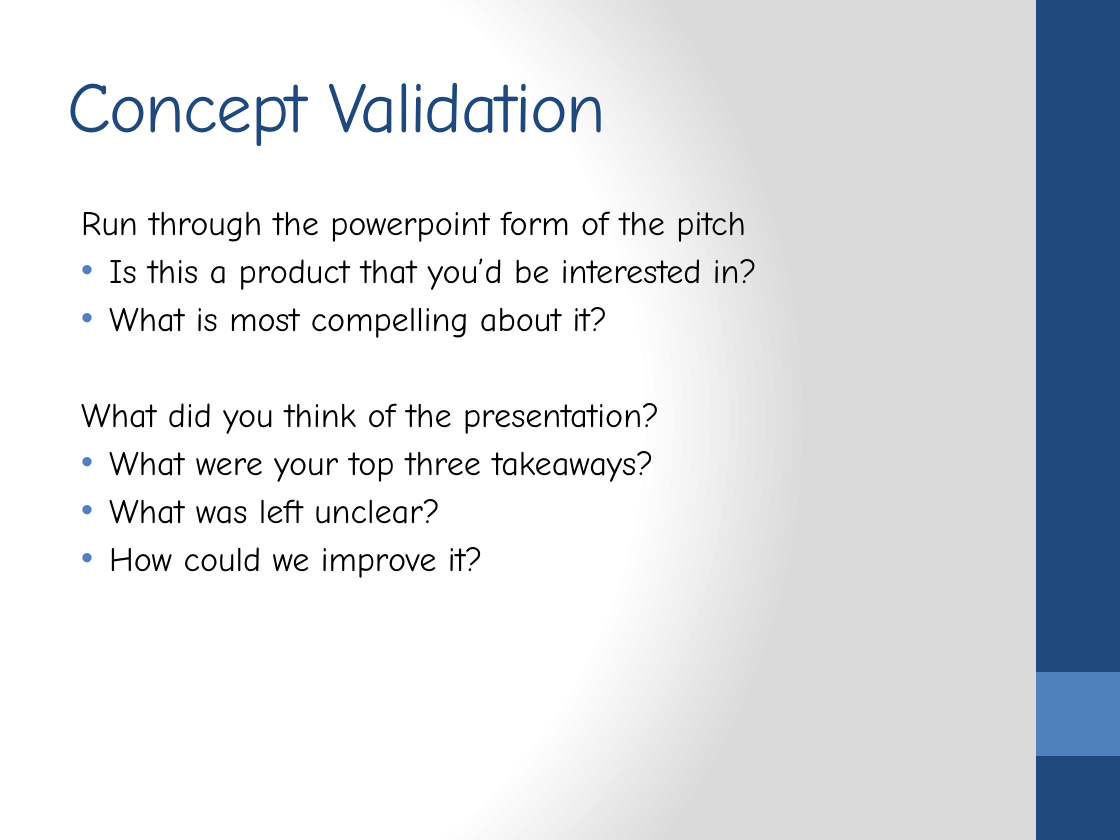
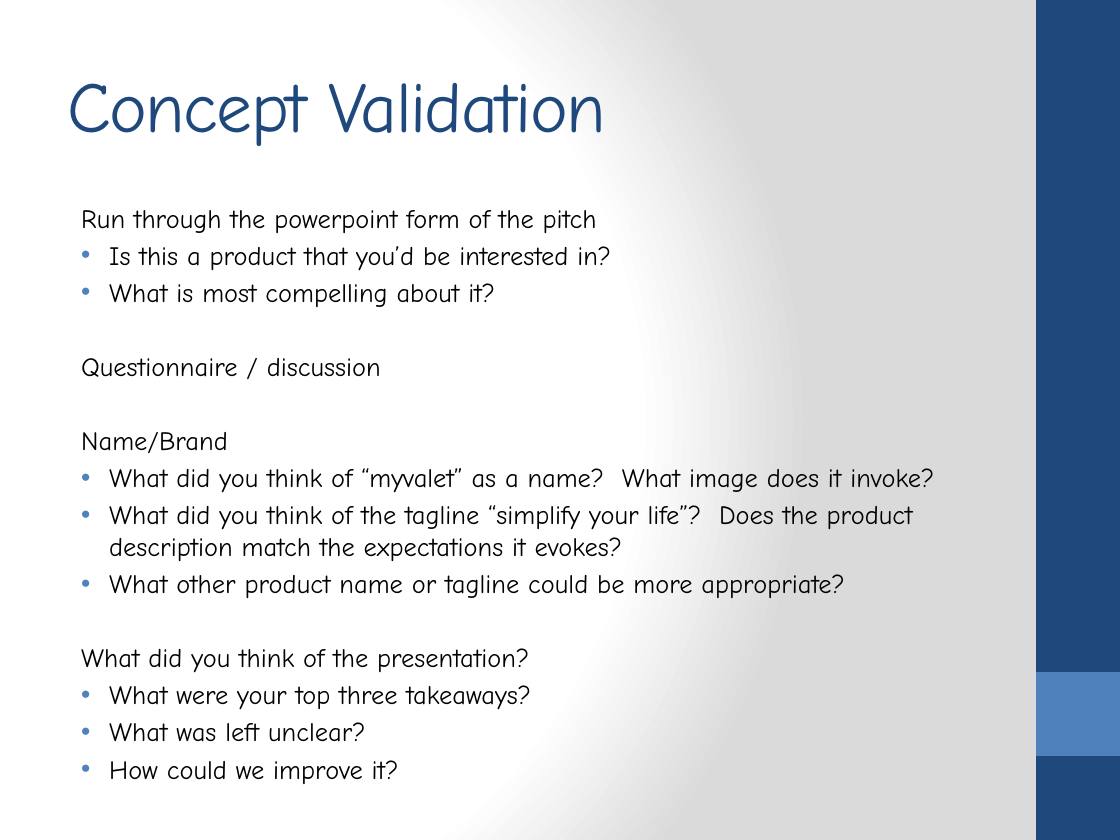
Before and after one commit to ogazitt/TaskStore, a slide deck: slide 4 of Docs/vision/focus group.pptx (slide 3 before the commit). Drawn at 1120x840 pixels with LibreOffice and Linux fonts; fonts in the diff are those of the drawing. Boxes give left, top, right and bottom in pixels: in the first picture for what was removed or moved away, otherwise in the second. Text is boxed around its words. In the diff, an @@ line names an element or a change of style, - is before the commit and + after.

```diff
--- a/Docs/vision/focus group.pptx
+++ b/Docs/vision/focus group.pptx
@@ text at (81, 210, 611, 784): size 22 to 17.1 pt in "Run through the powerpoint form of the ...", "Is this a product that you’d be ...", "What is most compelling about it?", "What did you think of the presentation?" and 3 more places @@
@@ text at (81, 358, 934, 598): paragraphs added @@
+Questionnaire / discussion
+Name/Brand
+• What did you think of “myvalet” as a name? What image does it invoke?
+• What did you think of the tagline “simplify your life”? Does the product description match the expectations it evokes?
+• What other product name or tagline could be more appropriate?
```
Also in this commit, not shown: 2 other slides changed, 5 slides added, 1 slide removed, 5 other files.
